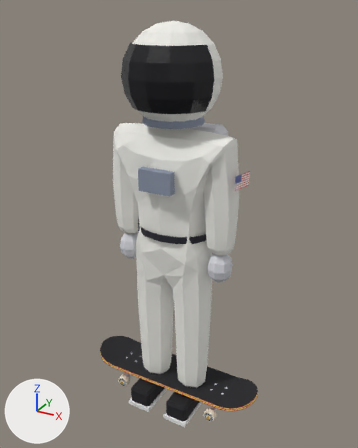
Before and after pictures for a commit that changed the Blender file art/lou-gnar.blend.
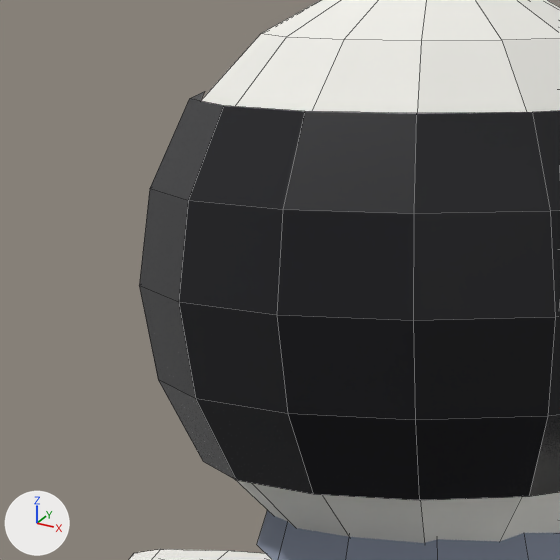
There are two pictures of each version: one whole from a 50 mm lens placed at (1.078, -1.91, 1.979), pointed at (0.006, 0.04, 1.004), one close up on the part from 27% to 55% of the width and 6% to 28% of the height. Arrows for +X, +Y and +Z are at lower left; the lights stay in place. The last two pictures show the newer version. The close-ups show mesh edges as thin lines.

The first close-up shows 'LouGnar'.
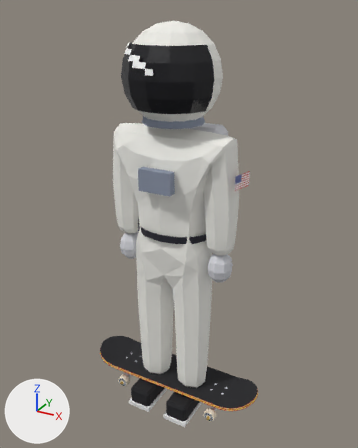
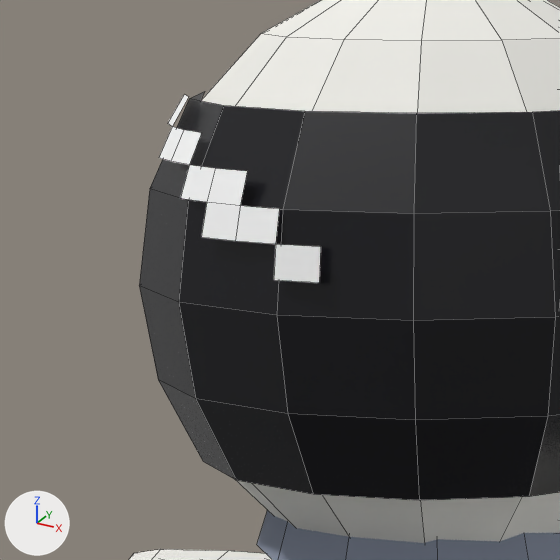
Boxes [x1, y1, x2, y2] around the edits, measured in the close-ups (560 x 560 px):
```json
{"part": 1, "of": "me_lougnar", "change": "added", "after": [159, 95, 321, 283]}
```

Scene script edits in JSON lines:
```json
{"op": "add", "block": "mat_visorglint", "code": ["mat_visorglint = principled_material('VisorGlint')", "mat_visorglint.base_color = (1.0, 1.0, 1.0)  # white #ffffff", "mat_visorglint.roughness = 0.9"]}
{"block": "me_lougnar", "where": "# used by ob_lougnar; location = (0.0, 0.0, 0.0)"}
{"op": "remove", "block": "me_lougnar", "code": "me_lougnar.from_pydata(...)  # 813 vertices, 793 faces; spans x -0.33..0.36, y -0.22..0.25, z -0.02..1.93"}
{"op": "add", "block": "me_lougnar", "code": "me_lougnar.from_pydata(...)  # 834 vertices, 801 faces; spans x -0.33..0.36, y -0.22..0.25, z -0.02..1.93"}
{"block": "me_lougnar", "change": "me_lougnar part 1: a new loose piece of 21 vertices spanning x -0.16..0.04, y -0.22..-0.11, z 1.73..1.84, in mat_visorglint (white #ffffff)"}
{"op": "add", "block": "me_lougnar", "code": "me_lougnar.materials.append(mat_visorglint)  # white #ffffff"}
```
